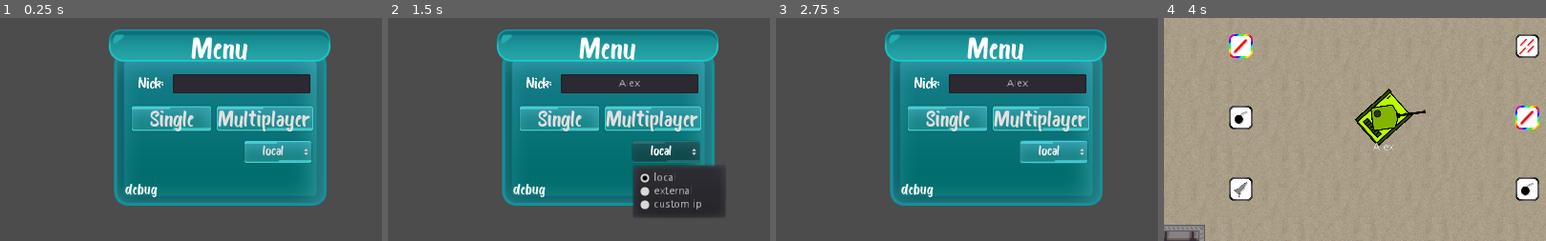
Above: before the commit, frames 1-4 (left to right).
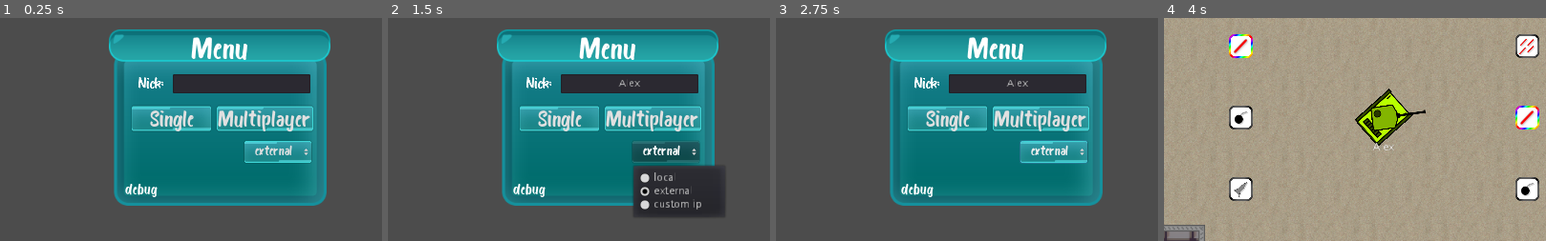
Above: after the commit, the same moments.

Repository: mm-102/godot_tanks
Game: Godot game, scene res://GameModeMaster.tscn
The game is run twice, just before and just after one commit, with the same random seed, the same clock (stepped at 60 frames per second) and the same inputs.
Inputs (mouse positions are % of the whole screen's width and height, from its top left):
- Up to frame 1 (0.25 s): no input
- Up to frame 2 (1.5 s): click (53, 42) at 0.52 s; type "Alex" at 0.6 s; click "local" (after the commit: "external") at 1.25 s
- Up to frame 3 (2.75 s): click "Single" at 2 s
- Up to frame 4 (4 s): click "Single" at 2.75 s; tap Enter at 3.5 s; move the mouse to (72, 45) at 3.52 s; hold D (p_right) from 3.53 s (still down); hold Tab (Scoreboard) from 3.53 s (still down)
The pictures show only the part of the screen within x 21-71%, y 28-78%; the shares and areas given below are measured in that part.

The runs differ from the first frame. In frame 1, 0.3% of the frame differs, in the area x 66-77%, y 56-62%; in frame 2, 0.4%, in the area x 66-77%, y 56-80%; in frame 3, 0.3%; in frame 4, nothing differs.

Commit message:
Hide OptionButton in menu on release version :lipstick:

Diff:
--- a/Interface/Menu.gd
+++ b/Interface/Menu.gd
@@ -16,6 +16,8 @@
 func _ready():
 	set_init_data()
 	set_version(Functions.get_version())
+	if OS.is_debug_build() == false:
+		$"%OptionButton".hide()
 
 func set_init_data():
 	var err = config.load("user://initial_data.cfg")
--- a/Interface/Menu.tscn
+++ b/Interface/Menu.tscn
@@ -69,11 +69,11 @@
 margin_right = 129.0
 margin_bottom = 79.0
 custom_fonts/font = SubResource( 9 )
-text = "local"
+text = "external"
 align = 1
 icon_align = 1
 items = [ "local", null, false, 0, null, "external", null, false, 1, null, "custom ip", null, false, 2, null ]
-selected = 0
+selected = 1
 
 [node name="MultiplayerRefresh" type="Timer" parent="Background/MultiplayerButton"]
 unique_name_in_owner = true
--- a/project.godot
+++ b/project.godot
@@ -47,7 +47,7 @@
 config/name="Godot Tanks"
 run/main_scene="res://GameModeMaster.tscn"
 boot_splash/bg_color=Color( 0.141176, 0.141176, 0.141176, 1 )
-config/version="0.4.5"
+config/version="0.4.2"
 
 [autoload]
 
